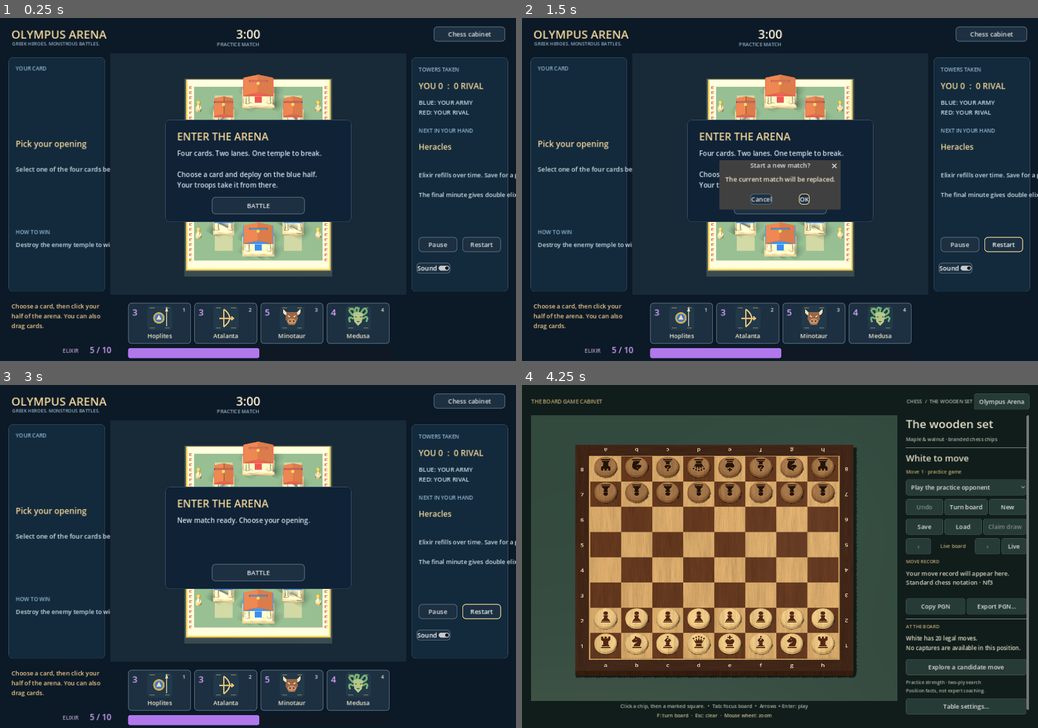
Above: before the commit, frames 1-4 (two rows, left to right).
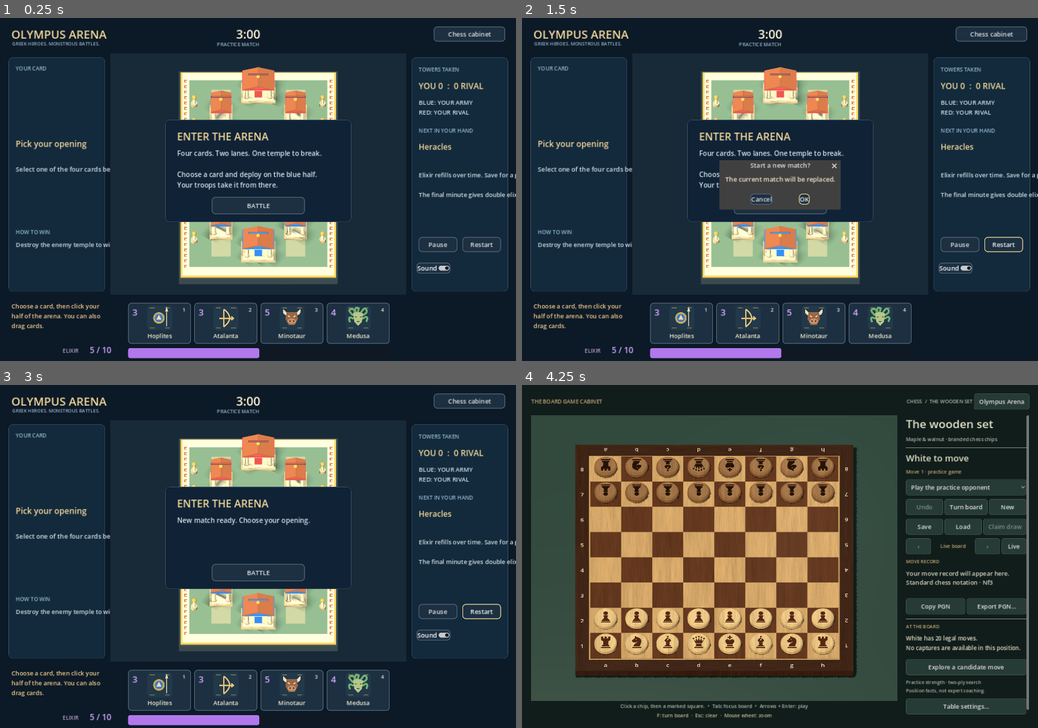
Above: after the commit, the same moments.

Repository: dancockrell/board-game-cabinet
Game: Godot game, scene res://app/olympus_arena.tscn
Same seed, same stepped clock (60 frames per second), same inputs: the game is played once before the commit and once after it.
Inputs:
- Up to frame 1 (0.25 s): no input
- Up to frame 2 (1.5 s): click "Restart" at 0.5 s; click "Restart" at 1.25 s
- Up to frame 3 (3 s): click "Restart" at 2 s; click "OK" at 2.75 s
- Up to frame 4 (4.25 s): click "Chess cabinet" at 3.5 s

The runs differ from the first frame. In frame 1, 6.7% of the frame differs, in the area x 34-66%, y 14-78%; in frame 2, 6.7%; in frame 3, 6.7%; in frame 4, nothing differs.

Commit message:
feat: animate arena spell and combat events with renderer tests

Diff:
--- a/presentation/olympus_arena_board.gd
+++ b/presentation/olympus_arena_board.gd
@@ -7,6 +7,9 @@
 var _materials: Dictionary = {}
 var _preview: MeshInstance3D
 var _time := 0.0
+var _last_event := -1
+var _last_elapsed := 0.0
+var _effects: Array = []
 
 func _ready() -> void:
 	_setup()
@@ -17,7 +20,7 @@
 	camera = Camera3D.new()
 	add_child(camera)
 	camera.projection = Camera3D.PROJECTION_ORTHOGONAL
-	camera.size = 18.8
+	camera.size = 17.5
 	camera.position = Vector3(0, 20, 13.8)
 	camera.look_at(Vector3(0, 0, 0))
 	camera.current = true
@@ -69,6 +72,24 @@
 func show_state(state: Dictionary, delta: float = 0.0) -> void:
 	_setup()
 	_time += delta
+	if float(state.get("elapsed", 0.0)) < _last_elapsed:
+		_last_event = -1
+		for effect in _effects: effect.node.queue_free()
+		_effects.clear()
+	_last_elapsed = float(state.get("elapsed", 0.0))
+	for effect in _effects.duplicate():
+		effect.age += delta
+		if effect.age >= effect.duration:
+			effect.node.queue_free()
+			_effects.erase(effect)
+		elif effect.has("destination"):
+			effect.node.position = effect.origin.lerp(effect.destination, effect.age / effect.duration)
+		else:
+			effect.node.scale = Vector3.ONE * (1.0 + effect.age * 1.6)
+	for event in state.get("events", []):
+		if int(event.get("id", -1)) <= _last_event: continue
+		_last_event = int(event.id)
+		_show_event(event)
 	var alive := {}
 	for unit in state.get("units", []):
 		var id = unit["id"]
@@ -113,6 +134,34 @@
 
 func clear_preview() -> void:
 	if _preview: _preview.visible = false
+
+func _show_event(event: Dictionary) -> void:
+	var node := Node3D.new()
+	add_child(node)
+	node.position = Vector3(float(event.x), 0.25, float(event.z))
+	var color: Color = PALETTE.player if int(event.side) == 0 else PALETTE.enemy
+	var duration := 0.3
+	match str(event.kind):
+		"lightning":
+			duration = 0.42
+			var points := [Vector3(0, 0, 0), Vector3(-0.32, 1.0, 0), Vector3(0.28, 1.25, 0), Vector3(-0.2, 2.25, 0), Vector3(0.32, 3.5, 0)]
+			for i in range(points.size() - 1): _limb(node, points[i], points[i+1], 0.045, Color("ffe590"))
+			_cylinder(node, 1.05, 0.03, Vector3.ZERO, Color(1, 0.85, 0.35, 0.45))
+		"summon":
+			for i in 8:
+				var angle := i * TAU / 8
+				_sphere(node, Vector3(0.065, 0.14, 0.065), Vector3(cos(angle) * 0.5, 0.2, sin(angle) * 0.5), color)
+		"hit":
+			if event.has("source_x") and event.has("source_z"):
+				var destination := node.position + Vector3(0, 0.5, 0)
+				node.position = Vector3(float(event.source_x), 0.9, float(event.source_z))
+				_sphere(node, Vector3(0.08, 0.08, 0.19), Vector3.ZERO, Color("ffe2a3"))
+				_effects.append({"node":node, "age":0.0, "duration":0.16, "origin":node.position, "destination":destination})
+				return
+			for i in 4:
+				var angle := i * PI / 2
+				_limb(node, Vector3(0, 0.5, 0), Vector3(cos(angle) * 0.35, 0.7, sin(angle) * 0.35), 0.025, Color("ffe2a3"))
+	_effects.append({"node":node, "age":0.0, "duration":duration})
 
 func _make_tower(data: Dictionary) -> Node3D:
 	var node := Node3D.new()
--- /dev/null
+++ b/tests/test_olympus_board.gd
@@ -0,0 +1,65 @@
+extends SceneTree
+## Native graphics validation; run without --headless.
+var checks := 0
+var failures := 0
+
+func _initialize() -> void:
+	call_deferred("run")
+
+func check(condition: bool, message: String) -> void:
+	checks += 1
+	if not condition:
+		failures += 1
+		push_error(message)
+
+func run() -> void:
+	var board := preload("res://presentation/olympus_arena_board.gd").new()
+	root.add_child(board)
+	await process_frame
+	for x in [-4.5, 0.0, 4.5]:
+		for z in [-7.5, 0.0, 7.5]:
+			var screen := board.camera.unproject_position(Vector3(x, 0.12, z))
+			check(board.pick_ground(screen).distance_to(Vector2(x, z)) < 0.001, "Projected ground pick roundtrip")
+	check(not board.pick_ground(board.camera.unproject_position(Vector3(7, 0.12, 0))).is_finite(), "Outside board rejected")
+	var state := {"units":[{"id":1,"kind":"minotaur","side":0,"x":2.7,"z":3.0,"hp":100.0,"max_hp":100.0}], "towers":[{"id":"blue","kind":"temple","side":0,"x":0.0,"z":6.6,"hp":500.0,"max_hp":500.0}], "elapsed":0.0,"events":[]}
+	board.show_state(state)
+	check(board._tokens.size() == 1, "Unit spawned")
+	var unit: Node3D = board._tokens[1]
+	state.units[0].z = 2.0
+	state.units[0].hp = 50.0
+	board.show_state(state, 0.1)
+	check(board._tokens[1] == unit, "Unit reused for snapshot updates")
+	check(is_equal_approx(unit.position.z, 2.0), "Authoritative position rendered")
+	check(is_equal_approx(unit.get_node("Health/Fill").scale.x, 0.5), "Health ratio rendered")
+	check(unit.get_node("Hit").visible, "Damage impact visible")
+	state.towers[0].hp = 0.0
+	board.show_state(state, 0.3)
+	check(not unit.get_node("Hit").visible, "Damage impact expires")
+	check(board._towers.blue.visible and board._towers.blue.scale.y < 0.2, "Destroyed temple remains as ruins")
+	check(not board._towers.blue.get_node("Health").visible, "Destroyed temple health hidden")
+	state.units.clear()
+	board.show_state(state)
+	check(board._tokens.is_empty(), "Missing units removed")
+	board.show_deployment(Vector2(2.7, 2), true)
+	check(board._preview.visible, "Deployment preview shown")
+	board.show_deployment(Vector2.INF, false)
+	check(not board._preview.visible, "Invalid pick hides preview")
+	board.show_deployment(Vector2.ZERO, true, true)
+	check(board._preview.scale.x > 2, "Spell preview shows larger area")
+	board.clear_preview()
+	check(not board._preview.visible, "Preview explicitly cleared")
+	state.events = [{"id":0,"kind":"lightning","x":0.0,"z":0.0,"side":0}]
+	board.show_state(state)
+	check(board._effects.size() == 1, "Lightning visual created")
+	board.show_state(state)
+	check(board._effects.size() == 1, "Repeated snapshot never duplicates event")
+	board.show_state(state, 0.6)
+	check(board._effects.is_empty(), "Event visual expires")
+	state.events.append({"id":1,"kind":"hit","x":1.0,"z":1.0,"side":0,"source_x":0.0,"source_z":0.0})
+	board.show_state(state)
+	check(board._effects[0].has("destination"), "Source-aware hit creates tracer")
+	board.show_state(state, 0.2)
+	check(board._effects.is_empty(), "Tracer expires")
+	await process_frame
+	print("Olympus board: %d checks, %d failures" % [checks, failures])
+	quit(1 if failures else 0)
